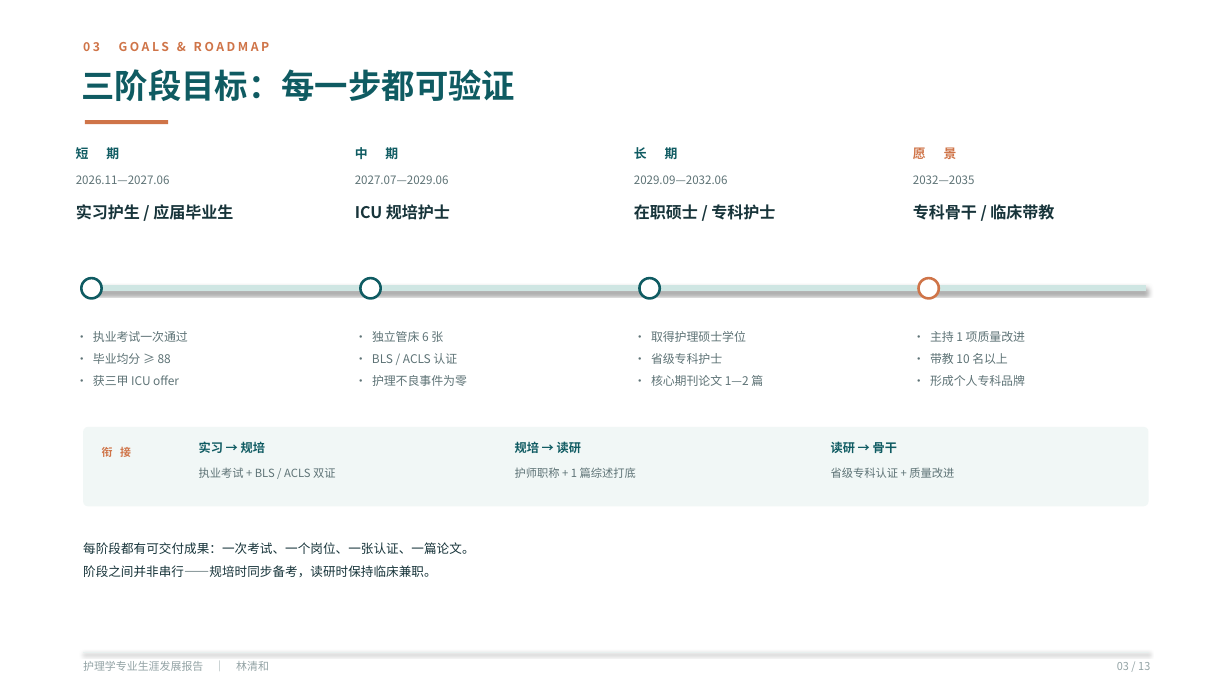
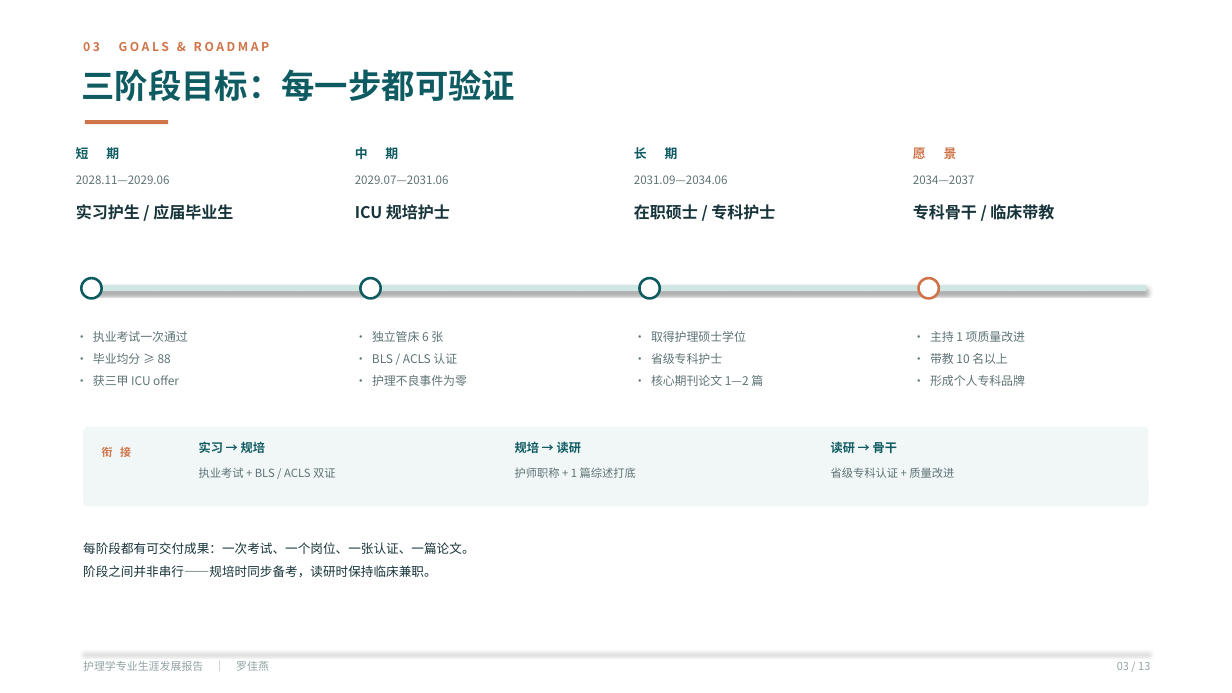
Before and after one commit to 2162638768/doremy.float.phone, a slide deck: slide 8 of 护理学职业规划大赛_生涯发展展示.pptx. Drawn at 1232x693 pixels with LibreOffice and Linux fonts; fonts in the diff are those of the drawing. Boxes give left, top, right and bottom in pixels: in the first picture for what was removed or moved away, otherwise in the second. Text is boxed around its words. In the diff, an @@ line names an element or a change of style, - is before the commit and + after.

```diff
--- a/护理学职业规划大赛_生涯发展展示.pptx
+++ b/护理学职业规划大赛_生涯发展展示.pptx
@@ text at <box>76,175,170,184</box>: text changed @@
-2026.11—2027.06
+2028.11—2029.06
@@ text at <box>355,175,449,184</box>: text changed @@
-2027.07—2029.06
+2029.07—2031.06
@@ text at <box>634,175,728,184</box>: text changed @@
-2029.09—2032.06
+2031.09—2034.06
@@ text at <box>913,175,975,184</box>: text changed @@
-2032—2035
+2034—2037
@@ text at <box>83,661,269,671</box>: text changed @@
-护理学专业生涯发展报告 ｜ 林清和
+护理学专业生涯发展报告 ｜ 罗佳燕
```
Also in this commit, not shown: 12 other slides changed, 1 other file.
